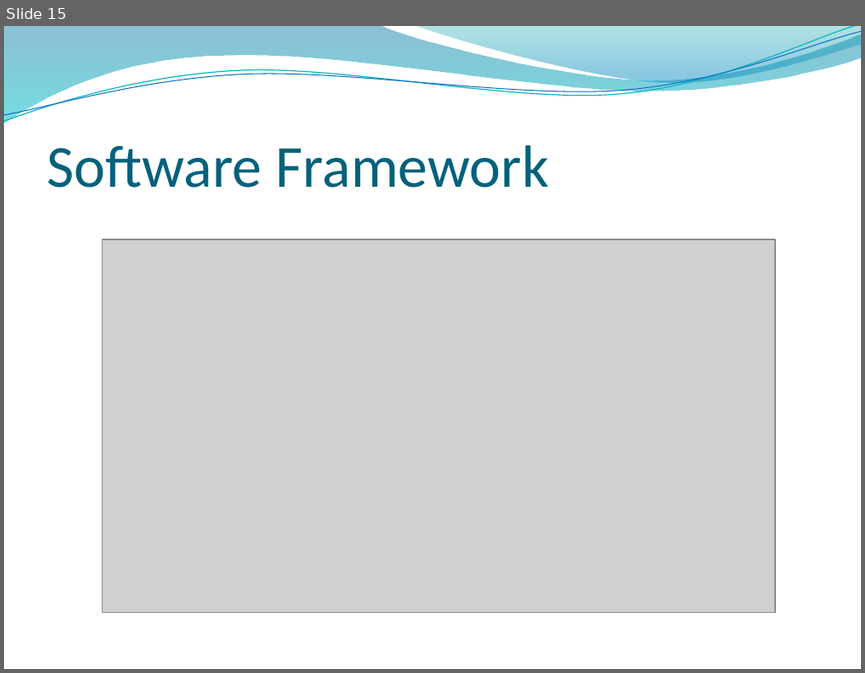
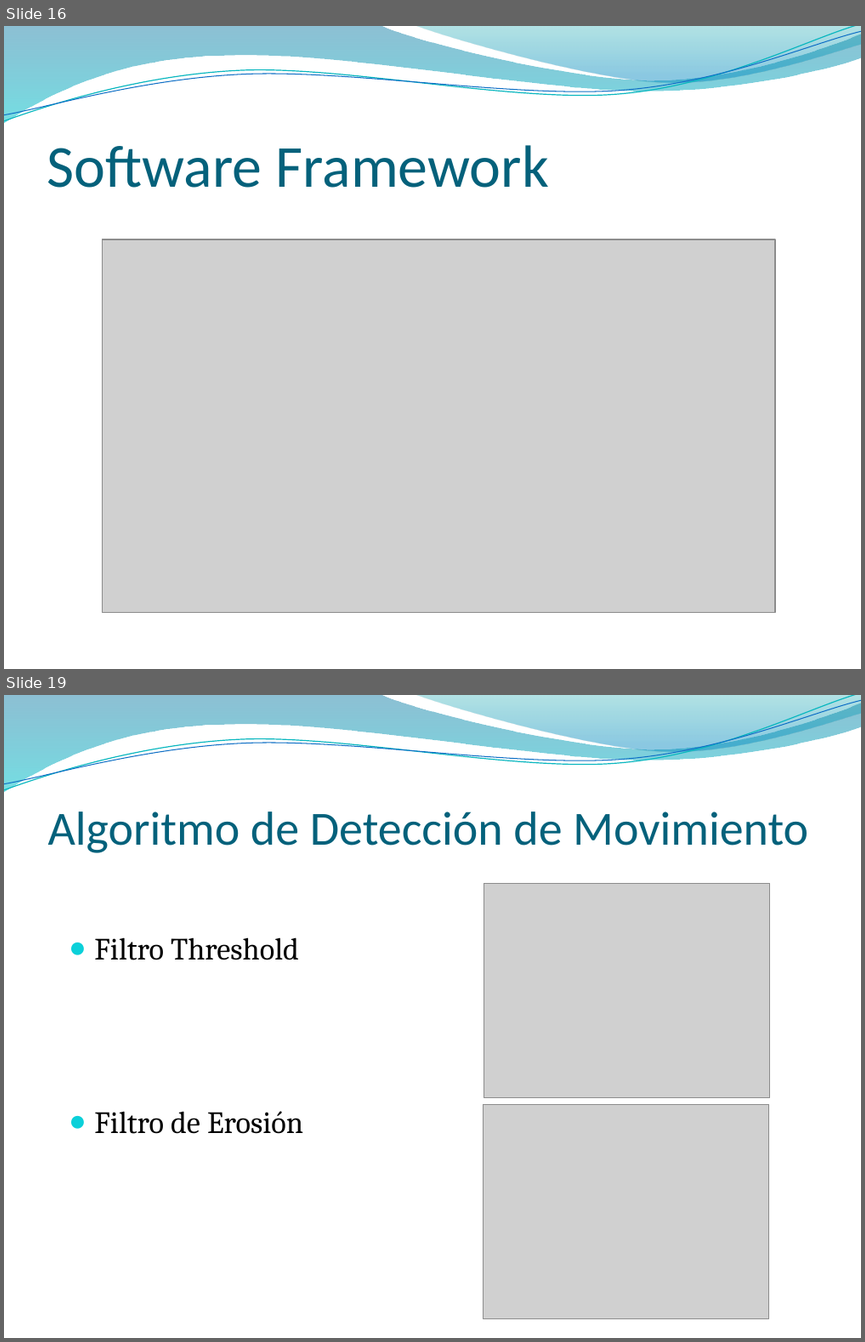
Before and after one commit to vinaygaba/pycuda-filters, a slide deck: out/presentacion/presentacionTAD.pptx. Shown one above the other, each under a label of ours: slide 15 before the commit, slides 16 and 19 after it; the slides between them are not shown. The pictures are 865x673 and 865x1342 pixels, drawn with LibreOffice and Linux fonts; fonts in the diff are those of the drawing; grey boxes stand for pictures; background and template pictures are left out. Boxes give left, top, right and bottom in pixels: in the first picture for what was removed or moved away, otherwise in the second. Text is boxed around its words. In the diff, an @@ line names an element or a change of style, - is before the commit and + after.

```diff
--- a/out/presentacion/presentacionTAD.pptx
+++ b/out/presentacion/presentacionTAD.pptx
@@ slide 19 added at box(4, 695, 861, 1338), background picture (left out); not listed: 4 template elements that a slide beside it also shows @@
@@ title added at box(48, 811, 808, 853), 40 pt, text #04617B @@
+Algoritmo de Detección de Movimiento
@@ picture added at box(483, 883, 769, 1097) @@
@@ text added at box(94, 937, 303, 1134), 26 pt, text #000000 @@
+● Filtro Threshold
+● Filtro de Erosión
@@ picture added at box(483, 1104, 768, 1318) @@
@@ what was slide 15 is now slide 16 @@
```
Also in this commit, not shown: 3 slides changed, 6 other slides added.
